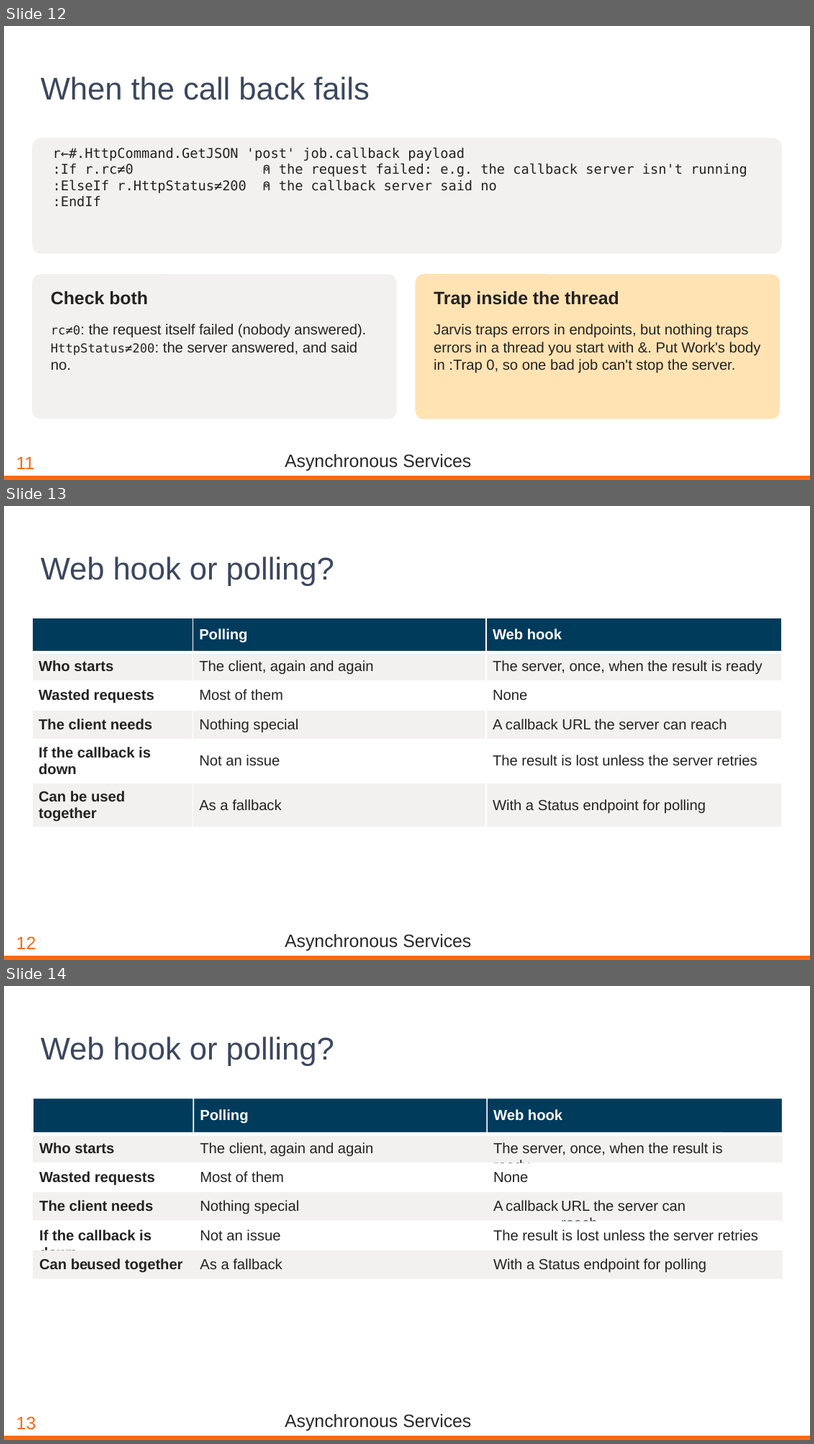
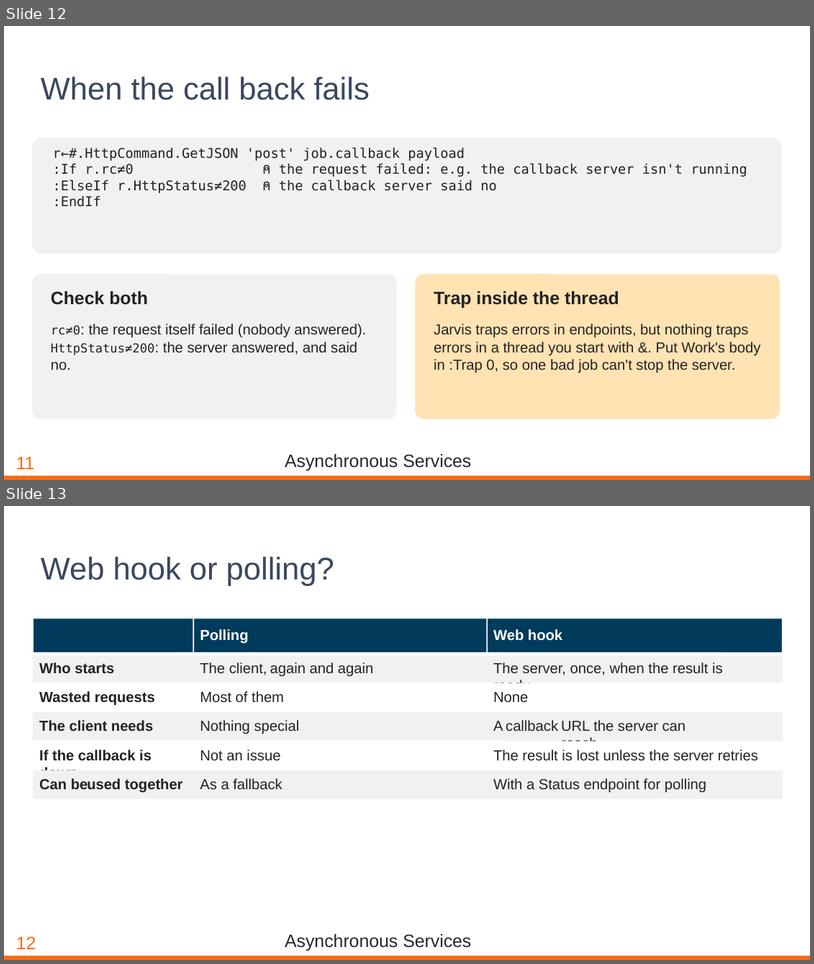
Before and after one commit to dyalog-training/2026-MP2, a slide deck: Presentation/AsynchronousServices.pptx. Shown one above the other, each under a label of ours: slides 12, 13 and 14 before the commit, slides 12 and 13 after it. The pictures are 814x1444 and 814x964 pixels, drawn with LibreOffice and Linux fonts; fonts in the diff are those of the drawing; background and template pictures are left out. Boxes give left, top, right and bottom in pixels: in the first picture for what was removed or moved away, otherwise in the second. Text is boxed around its words. In the diff, an @@ line names an element or a change of style, - is before the commit and + after.

```diff
--- a/Presentation/AsynchronousServices.pptx
+++ b/Presentation/AsynchronousServices.pptx
@@ slide 13 removed at box(4, 506, 810, 960), background #FFFFFF; not listed: 3 template elements that a slide beside it also shows @@
@@ title removed at box(41, 556, 334, 586) @@
-Web hook or polling?
@@ table removed at box(32, 618, 782, 824), 6 rows, 3 columns @@
- | Polling | Web hook
-Who starts | The client, again and again | The server, once, when the result is ready
-Wasted requests | Most of them | None
-The client needs | Nothing special | A callback URL the server can reach
-If the callback is down | Not an issue | The result is lost unless the server retries
-Can be used together | As a fallback | With a Status endpoint for polling
@@ what was slide 14 is now slide 13 @@
@@ page number at box(16, 936, 36, 949): text changed @@
-13
+12
```
Also in this commit, not shown: 1 slide changed, 5 other files.
